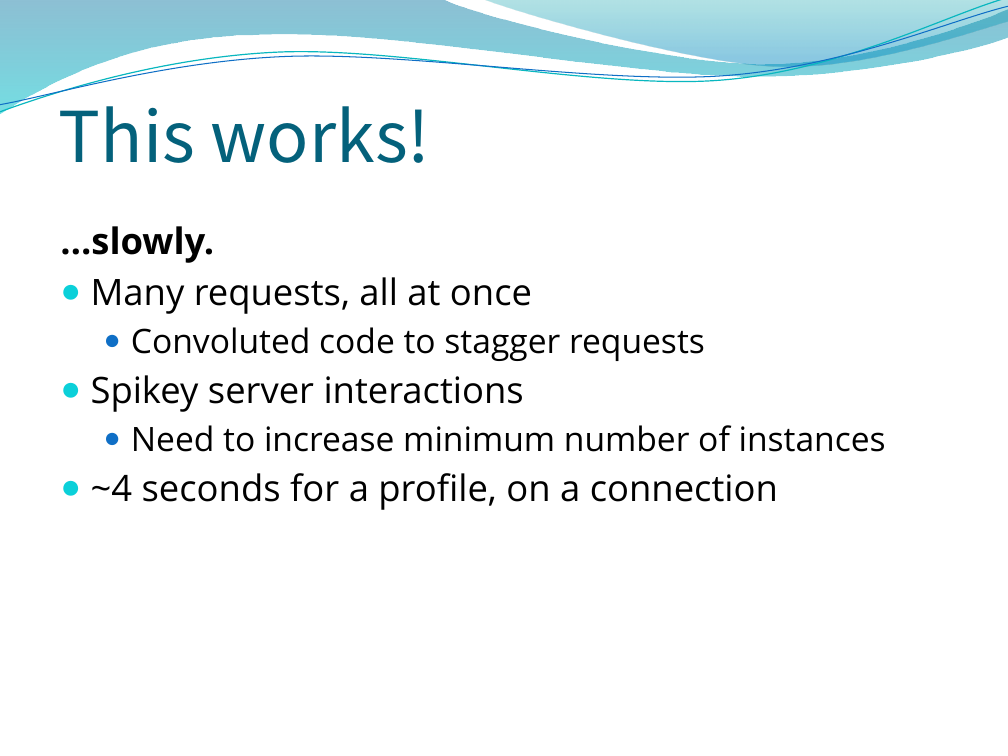
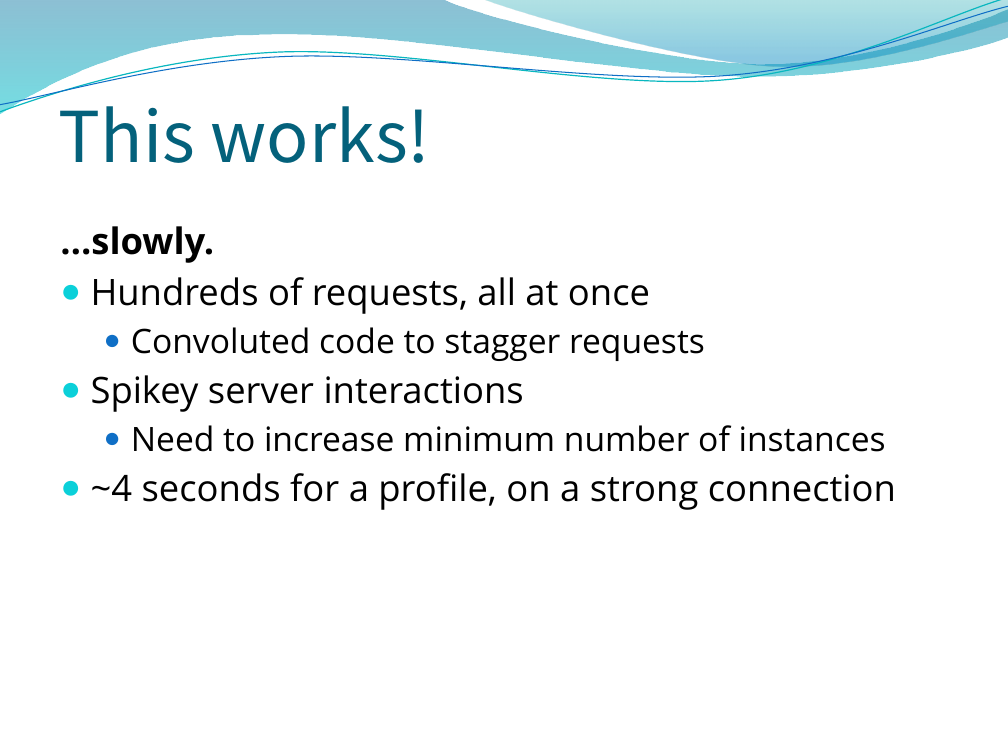
Before and after one commit to wpears/BathCat, a slide deck: slide 13 of dev/lightning.pptx. Drawn at 1008x756 pixels with LibreOffice and Linux fonts; fonts in the diff are those of the drawing; background and template pictures are left out. Boxes give left, top, right and bottom in pixels: in the first picture for what was removed or moved away, otherwise in the second. Text is boxed around its words. In the diff, an @@ line names an element or a change of style, - is before the commit and + after.

```diff
--- a/dev/lightning.pptx
+++ b/dev/lightning.pptx
@@ text at (x1=91, y1=277, x2=650, y2=314): text changed @@
-● Many requests, all at once
+● Hundreds of requests, all at once
@@ text at (x1=91, y1=473, x2=896, y2=510): text changed @@
-● ~4 seconds for a profile, on a connection
+● ~4 seconds for a profile, on a strong connection
```
Also in this commit, not shown: 6 other slides changed.
